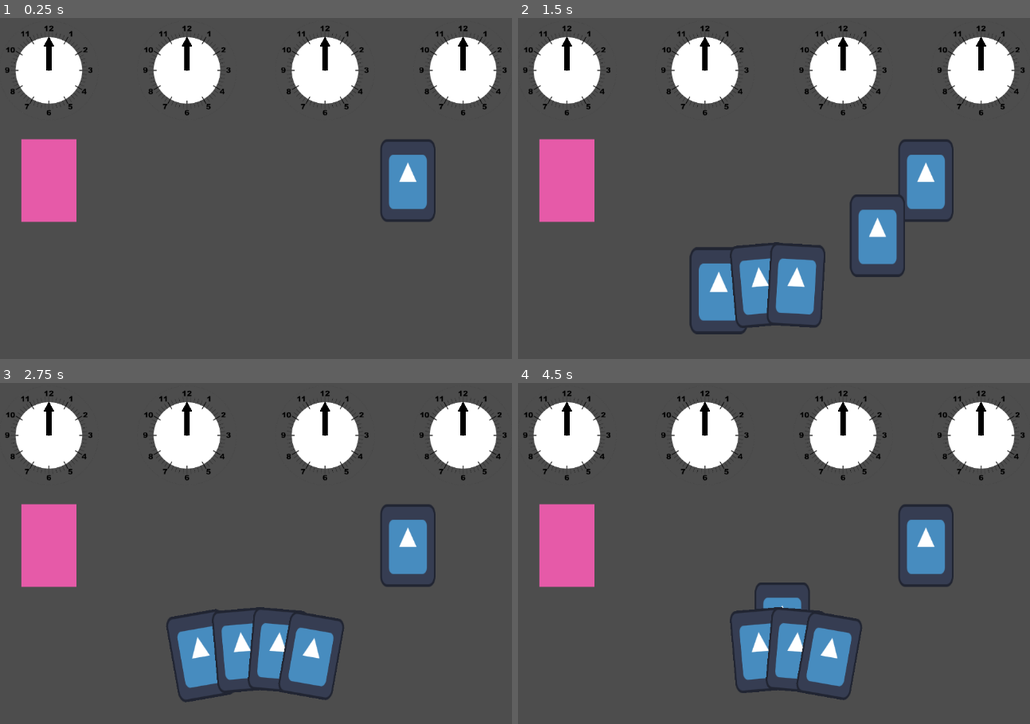
Above: before the commit, frames 1-4 (two rows, left to right).
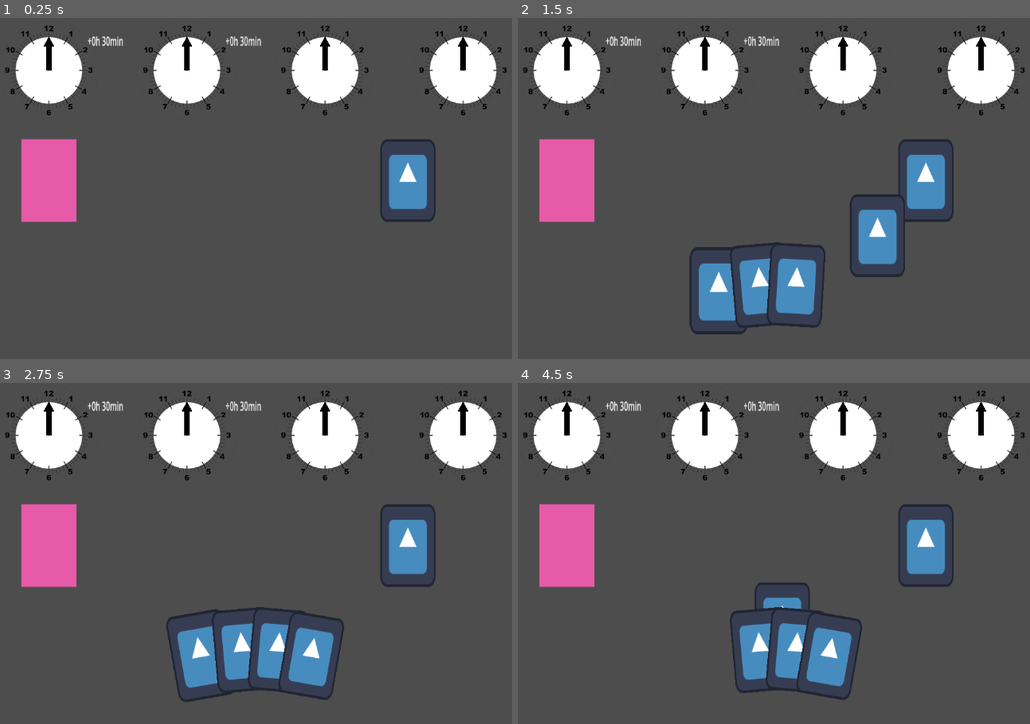
Above: after the commit, the same moments.

Repository: jaoc1811/card-game-jam
Game: Godot game, scene res://scenes/game.tscn
Same seed, same stepped clock (60 frames per second), same inputs: the game is played once before the commit and once after it. This scene is started directly instead of the project's main scene. The engine's default icon, where the game draws it, is replaced by a stand-in: a white triangle on a blue panel in a dark square.
Inputs (mouse positions are in pixels of both pictures, inside the frame that each line leads up to):
- Up to frame 1 (0.25 s): no input
- Up to frame 2 (1.5 s): tap Enter at 0.5 s; move the mouse to (912, 161) at 0.52 s; tap F at 0.6 s; click (717, 290) at 1.27 s
- Up to frame 3 (2.75 s): click (199, 655) at 2.02 s
- Up to frame 4 (4.5 s): click (717, 655) at 2.77 s; tap Space at 3.5 s; move the mouse to (646, 563) at 3.52 s; tap F at 3.6, 4.35 s; tap Enter at 4.25 s; move the mouse to (835, 468) at 4.27 s

The runs differ from the first frame. In frame 1, 0.2% of the frame differs, in the area x 17-52%, y 5-9%; in frame 2, 0.2%; in frame 3, 0.2%; in frame 4, 0.2%.

Commit message:
feat: show scores and add next round button

Diff:
--- a/scenes/game.tscn
+++ b/scenes/game.tscn
@@ -47,6 +47,15 @@
 offset_bottom = 60.0
 text = "Next Player"
 
+[node name="Next Round Button" type="Button" parent="GameManager"]
+process_mode = 4
+visible = false
+offset_left = 10.0
+offset_top = 29.0
+offset_right = 110.0
+offset_bottom = 60.0
+text = "Next Round"
+
 [node name="Win screen" type="Label" parent="GameManager"]
 visible = false
 offset_left = -85.0
@@ -91,6 +100,23 @@
 cards_positions = Array[Vector2]([Vector2(-20, 0), Vector2(-5, -2), Vector2(8, -2), Vector2(20, 0)])
 cards_rotations = Array[int]([-10, -5, 5, 10])
 
+[node name="Passive Clock" type="Label" parent="Player"]
+offset_left = -61.0
+offset_top = -54.0
+offset_right = 45.0
+offset_bottom = -31.0
+scale = Vector2(0.160001, 0.28)
+text = "+0h 30min"
+
+[node name="Round Points" type="Label" parent="Player"]
+visible = false
+offset_left = -61.0
+offset_top = -33.0
+offset_right = 45.0
+offset_bottom = -10.0
+scale = Vector2(0.160001, 0.28)
+text = "Round points"
+
 [node name="Player2" type="Node2D" parent="."]
 script = ExtResource("4_oiryx")
 
@@ -109,6 +135,23 @@
 script = ExtResource("2_s7kpw")
 cards_positions = Array[Vector2]([Vector2(-20, 0), Vector2(-5, -2), Vector2(8, -2), Vector2(20, 0)])
 cards_rotations = Array[int]([-10, -5, 5, 10])
+
+[node name="Passive Clock" type="Label" parent="Player2"]
+offset_left = -11.0
+offset_top = -54.0
+offset_right = 95.0
+offset_bottom = -31.0
+scale = Vector2(0.160001, 0.28)
+text = "+0h 30min"
+
+[node name="Round Points" type="Label" parent="Player2"]
+visible = false
+offset_left = -11.0
+offset_top = -33.0
+offset_right = 95.0
+offset_bottom = -10.0
+scale = Vector2(0.160001, 0.28)
+text = "Round points"
 
 [node name="Player3" type="Node2D" parent="."]
 script = ExtResource("4_oiryx")
@@ -150,3 +193,4 @@
 
 [connection signal="pressed" from="GameManager/Play Button" to="GameManager" method="_on_button_pressed"]
 [connection signal="pressed" from="GameManager/Next Player Button" to="GameManager" method="_on_next_player_button_pressed"]
+[connection signal="pressed" from="GameManager/Next Round Button" to="GameManager" method="_on_next_round_button_pressed"]
--- a/scripts/game_manager.gd
+++ b/scripts/game_manager.gd
@@ -13,6 +13,8 @@
 var show_next_player_button: bool = false
 @onready var next_player_button: Button = $"Next Player Button"
 var selected_card_index: int
+var show_next_round_button: bool = false
+@onready var next_round_button: Button = $"Next Round Button"
 
 # Win conditions
 @export var target_points = 720
@@ -174,11 +176,17 @@
 	# Add passive_clock and update clock points
 	for player in players:
 		player.round_points += player.passive_clock * reverse_flow
+		player.round_points_label.show()
 		player.clock += player.round_points
 
 	# Check if there are winners
 	check_clocks()
 
+	if not win:
+		show_next_round_button = true
+		new_turn = false
+
+func start_round():
 	# Return to initial values
 	for player in player_detail:
 		# Delete card node
@@ -186,6 +194,7 @@
 			player["card_played"].queue_free()
 		player["card_played"] = null
 		player["player"].round_points = 0
+		player["player"].round_points_label.hide()
 
 	if reverse_flow != 1:  # To prevent UI update twice
 		reverse_flow = 1
@@ -205,6 +214,64 @@
 	turn_off_playable_area(current_player)
 	current_player = (current_player + 1) % len(players)
 	turn_on_playable_area(current_player)
+
+
+func _on_button_pressed() -> void:
+	await end_turn(current_player, selected_card_index)
+	#new_turn = true
+	show_play_button = false
+	show_next_player_button = true
+	if current_player == len(players) - 1:
+		next_player_button.text = "End Round"
+		#await end_round()
+	else:
+		next_player_button.text = "Next Player"
+	#if not win:
+		#next_player()
+
+
+func _on_next_player_button_pressed() -> void:
+	#await end_turn(current_player, selected_card_index)
+	new_turn = true
+	show_next_player_button = false
+	if current_player == len(players) - 1:
+		await end_round()
+	if not win:
+		next_player()
+
+
+func _on_next_round_button_pressed() -> void:
+	new_turn = true
+	show_next_round_button = false
+	start_round()
+
+
+func _process(delta: float) -> void:
+	if not win:
+		if new_turn:
+			new_turn = false
+			await start_turn(current_player)
+
+	if show_play_button:
+		play_button.show()
+		play_button.process_mode = Node.PROCESS_MODE_INHERIT
+	else:
+		play_button.hide()
+		play_button.process_mode = Node.PROCESS_MODE_DISABLED
+
+	if show_next_player_button:
+		next_player_button.show()
+		next_player_button.process_mode = Node.PROCESS_MODE_INHERIT
+	else:
+		next_player_button.hide()
+		next_player_button.process_mode = Node.PROCESS_MODE_DISABLED
+
+	if show_next_round_button:
+		next_round_button.show()
+		next_round_button.process_mode = Node.PROCESS_MODE_INHERIT
+	else:
+		next_round_button.hide()
+		next_round_button.process_mode = Node.PROCESS_MODE_DISABLED
 
 
 # TEST
@@ -228,47 +295,3 @@
 			#round += 1
 			#await get_tree().create_timer(2).timeout
 		#print()
-
-func _on_button_pressed() -> void:
-	await end_turn(current_player, selected_card_index)
-	#new_turn = true
-	show_play_button = false
-	show_next_player_button = true
-	if current_player == len(players) - 1:
-		next_player_button.text = "End Round"
-		#await end_round()
-	else:
-		next_player_button.text = "Next Player"
-	#if not win:
-		#next_player()
-
-
-func _on_next_player_button_pressed() -> void:
-	#await end_turn(current_player, selected_card_index)
-	new_turn = true
-	show_next_player_button = false
-	if current_player == len(players) - 1:
-		await end_round()
-	if not win:
-		next_player()
-
-
-func _process(delta: float) -> void:
-	if not win:
-		if new_turn:
-			new_turn = false
-			await start_turn(current_player)
-
-	if show_play_button:
-		play_button.show()
-		play_button.process_mode = Node.PROCESS_MODE_INHERIT
-	else:
-		play_button.hide()
-		play_button.process_mode = Node.PROCESS_MODE_DISABLED
-
-	if show_next_player_button:
-		next_player_button.show()
-		next_player_button.process_mode = Node.PROCESS_MODE_INHERIT
-	else:
-		next_player_button.hide()
-		next_player_button.process_mode = Node.PROCESS_MODE_DISABLED
--- a/scripts/player.gd
+++ b/scripts/player.gd
@@ -1,11 +1,13 @@
 extends Node2D
 
 @onready var clock_node = $Clock
+@onready var passive_clock_label: Label = $"Passive Clock"
+@onready var round_points_label: Label = $"Round Points"
+
 @export var passive_clock : int = 30: # Minutes
 	set(new_value):
 		passive_clock = new_value
-		# TODO: update passive clock in UI
-		print(self.name, " passive_clock ", passive_clock)
+		passive_clock_label.text = get_points_str(passive_clock)
 
 # 1 point = 1 minute in clock
 @export var clock : int = 0:
@@ -18,5 +20,22 @@
 @export var round_points : int = 0:
 	set(new_value):
 		round_points = new_value
-		# TODO: update points in UI, hide if round_points = 0
-		print(self.name, " round_points ", round_points)
+		round_points_label.text = get_points_str(round_points)
+
+
+func get_clock_hours(points: int) -> int:
+	return points/60
+
+
+func get_clock_minutes(points: int)  -> int:
+	return points%60
+
+
+func get_points_str(points: int):
+	var points_str = str(get_clock_hours(points)) + "h"
+	var minutes = get_clock_minutes(points)
+	if minutes > 0:
+		points_str += " " + str(minutes) + "min"
+	if points >= 0:
+		points_str = "+" + points_str
+	return points_str
